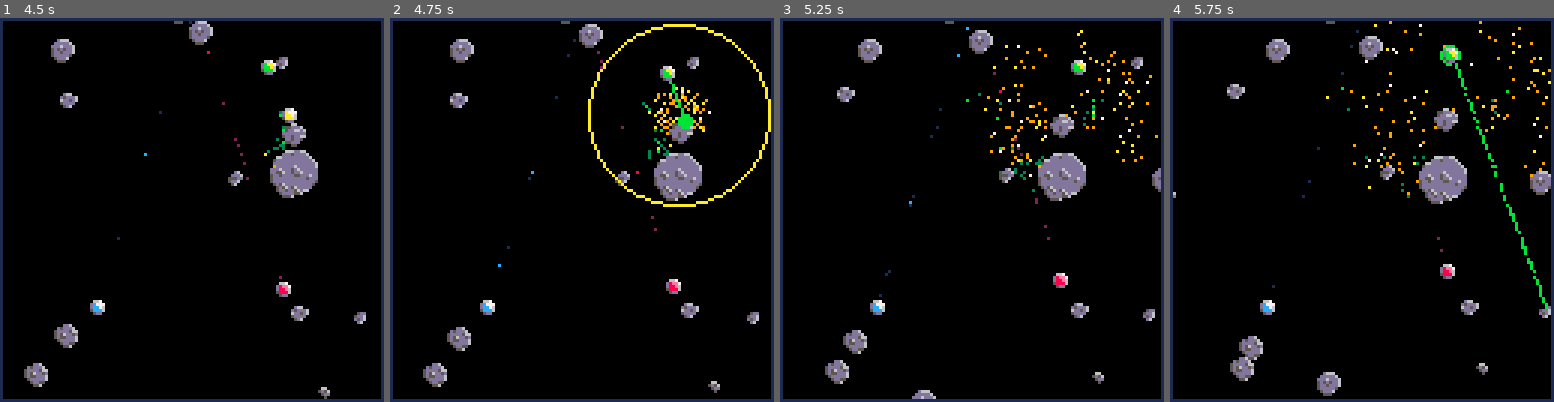
Above: before the commit, frames 1-4 (left to right).
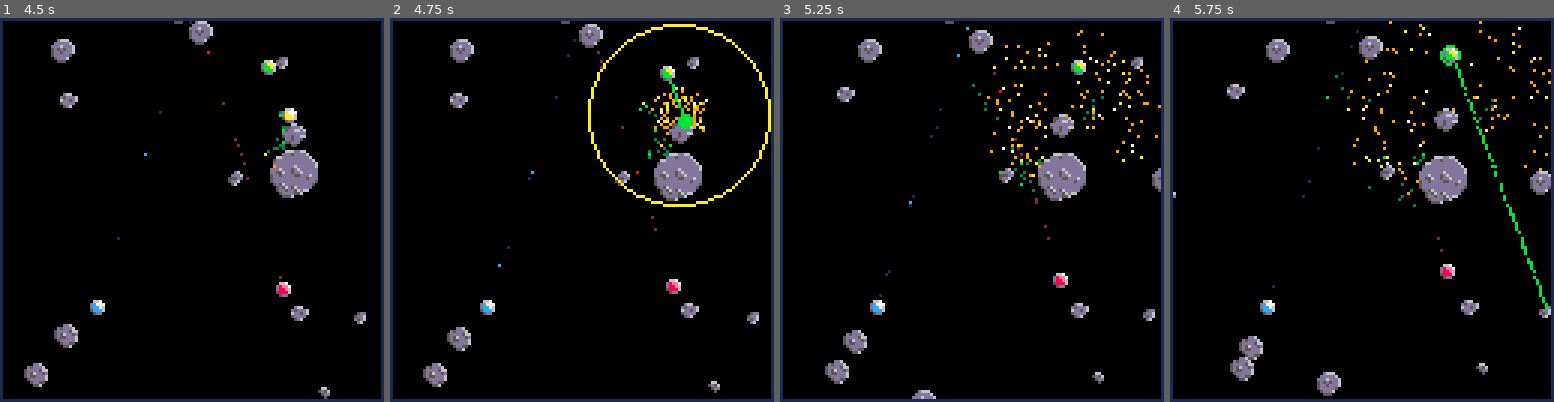
Above: after the commit, the same moments.

Repository: Ramito/PICO-8-Projects
Game: PICO-8 cartridge laserduel.p8
The game is run twice, just before and just after one commit, with the same random seed, the same clock (stepped at 60 frames per second) and the same inputs.
Inputs:
- Up to frame 1 (4.5 s): tap X (X key) at 0.33, 1.07, 1.85, 2.97, 4.08 s; tap O (Z key) at 0.7, 1.7, 2.1, 2.5, 2.9, 3.3, 3.7, 4.1 s; hold Right 1.6-2.1 s; hold Up 2.15-2.42 s; hold Right 2.47-3.03 s; hold Left 3.08-3.58 s; hold Down 3.63-3.97 s; hold Right from 4.02 s (still down)
- Up to frame 2 (4.75 s): tap O (Z key) at 4.5 s; release Right at 4.68 s; hold Up from 4.73 s (still down)
- Up to frame 3 (5.25 s): tap O (Z key) at 4.9 s; release Up at 5.03 s; hold Left from 5.08 s (still down); tap X (X key) at 5.2 s
- Up to frame 4 (5.75 s): tap O (Z key) at 5.3, 5.7 s; release Left at 5.68 s; hold Down from 5.73 s (still down)

Frame 1 is identical in both runs. In frame 2, 0.4% of the frame differs, in the area x 64-84%, y 18-36%; in frame 3, 0.7%, in the area x 48-100%, y 3-44%; in frame 4, 0.6%.

Commit message:
Particles for destroyed asteroids

Diff:
--- a/laserduel.p8
+++ b/laserduel.p8
@@ -113,15 +113,29 @@
 		pos:add(ufo.pos)
 		local vel=get_cached_vec2(2):set(random_arg_vec2[v_i+i]):scale(rnd(0.3))
 		vel:add(ufo.vel)
-		make_particle(pos,vel,ufo.index,30+rnd(800))
+		make_spark_particle(pos,vel,ufo.index)
 	end
 	ufo_respawn_queue[ufo.index]=600
 end
 
 function on_asteroid_hit(ast,hit)
-	local kill_prob=0.06*hit.angle*hit.angle
+	local kill_prob=0.1*hit.angle*hit.angle
 	if (kill_prob<(rnd(0.5)+rnd(0.5))) return
 	del(asteroids,ast)
+
+	local radius=get_radius(ast)
+	local particles=2.25*radius*radius
+	local p_i=flr(rnd(#random_arg_vec2-particles))
+	local v_i=flr(rnd(#random_arg_vec2-particles))
+	for i=1,particles do
+		local normpos=random_arg_vec2[p_i+i]
+		local pos=get_cached_vec2(1):set(normpos)
+		pos:scale(rnd(radius))
+		pos:add(ast.pos)
+		local vel=get_cached_vec2(2):set(random_arg_vec2[v_i+i]):scale(rnd(0.05))
+		vel:add(ast.vel)
+		make_asteroid_particle(pos,vel,1,60+rnd(2000))
+	end
 end
 
 local _vec2_cache={}
@@ -617,7 +631,7 @@
 		local offset=get_cached_vec2(5):set(random_arg_vec2[1+rnd_i])
 		offset:scale(rnd(0.2))
 		vel:add(offset)
-		make_particle(hit.point,vel,index,rnd(300))
+		make_spark_particle(hit.point,vel,index)
 	end
 end
 
@@ -801,17 +815,28 @@
 		life=0,
 		pos=make_vec2(),
 		vel=make_vec2(),
-		palette=0
+		spark_palette=-1,
+		color=7
 	}
 	return part
 end
 
-function make_particle(pos,vel,palette,life)
+function make_spark_particle(pos,vel,palette)
 	local part=alloc_part()
-	part.life=flr(life),
+	part.life=30+rnd(800),
 	part.pos:set(pos)
 	part.vel:set(vel)
-	part.palette=palette
+	part.spark_palette=palette
+	part.color=7
+end
+
+function make_asteroid_particle(pos,vel)
+	local part=alloc_part()
+	part.life=30+rnd(800),
+	part.pos:set(pos)
+	part.vel:set(vel)
+	part.spark_palette=-1
+	part.color=5
 end
 
 function update_particles()
@@ -821,7 +846,7 @@
 		part.life-=1
 		if part.life >= 0 then
 			part.pos:add(part.vel)
-			part.vel:scale(0.97225)
+			if (part.spark_palette > 0) part.vel:scale(0.97225)
 			i+=1
 		else
 			particles[i]=particles[active_particles]
@@ -888,7 +913,7 @@
 	local x=flr(x+0.5)
 	if (x<0 or x>=128) return
 	local y=flr(y+0.5)
-	if (y<0 or y>=128)return
+	if (y<0 or y>=128) return
 	local xdiv=flr(x/2)
 	local xmod=x%2
 	color=(1+15*xmod)*color
@@ -899,16 +924,20 @@
 function draw_particles()
 	for i=1,active_particles do
 		local part = particles[i]
-		if (0.8>rnd(1)) then
-			local base_color = 8
-			local color_die=rnd(1)
-			if (color_die<0.1) then
-				base_color=14
-			elseif (color_die<0.75) then
-				base_color=2
+		if (part.spark_palette > 0) then
+			if (0.8>rnd(1)) then
+				local base_color = 8
+				local color_die=rnd(1)
+				if (color_die<0.1) then
+					base_color=14
+				elseif (color_die<0.75) then
+					base_color=2
+				end
+				local color = map_color(part.spark_palette,base_color)
+				draw_pixel(part.pos.x,part.pos.y,color)
 			end
-			local color = map_color(part.palette,base_color)
-			draw_pixel(part.pos.x,part.pos.y,color)
+		else
+			draw_pixel(part.pos.x,part.pos.y,part.color)
 		end
 	end
 end
